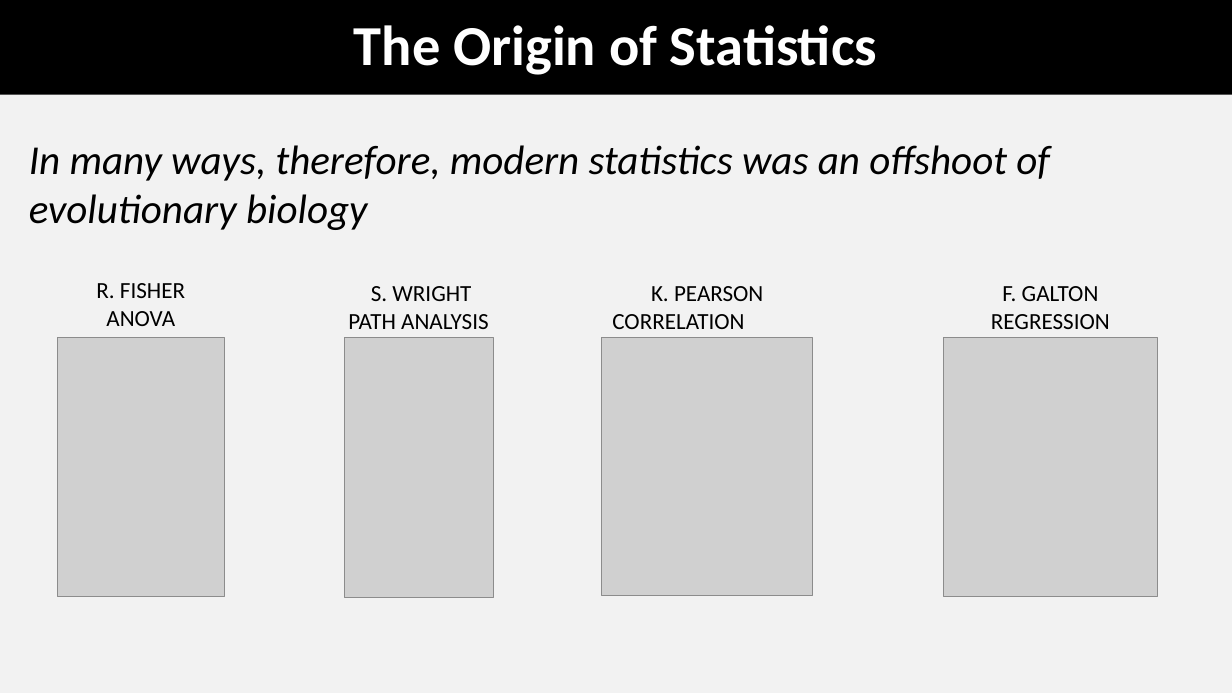
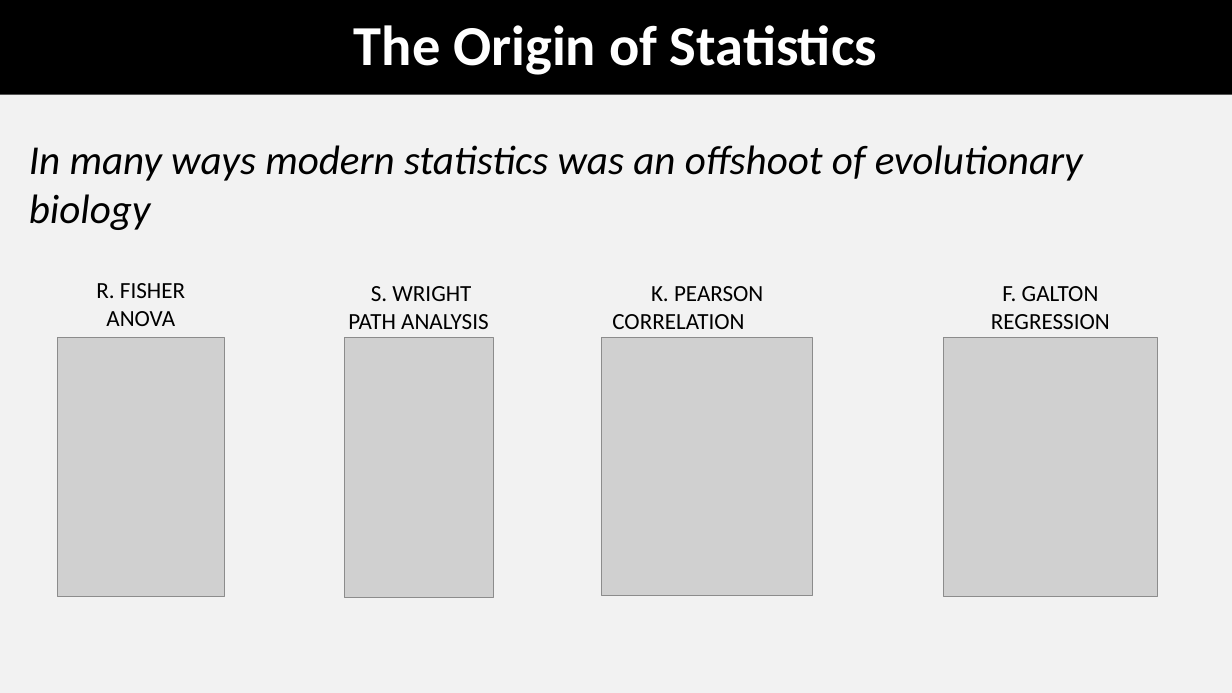
Before and after one commit to coleoguy/coleoguy.github.io, a slide deck: slide 7 of teaching/expdes/lec1.pptx. Drawn at 1232x693 pixels with LibreOffice and Linux fonts; fonts in the diff are those of the drawing; grey boxes stand for pictures. Boxes give left, top, right and bottom in pixels: in the first picture for what was removed or moved away, otherwise in the second. Text is boxed around its words. In the diff, an @@ line names an element or a change of style, - is before the commit and + after.

```diff
--- a/teaching/expdes/lec1.pptx
+++ b/teaching/expdes/lec1.pptx
@@ text at <box>29,145,1083,230</box>: text changed @@
-In many ways, therefore, modern statistics was an offshoot of evolutionary biology
+In many ways modern statistics was an offshoot of evolutionary biology
```
Also in this commit, not shown: 5 other slides changed, 7 other files.
